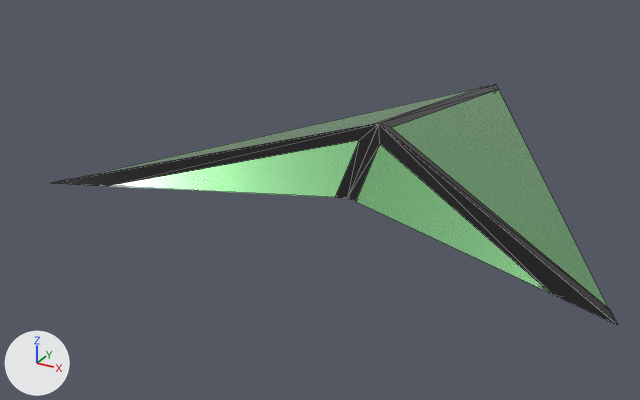
The glTF model LocationMarker_g.glb as it was, and as the next commit left it.
Camera for both pictures: a camera (50 mm lens) standing at (32.1, -78.4, 30.9) and looking at (-6.9, -7.4, -4.6). Every picture has the same lights, and +X, +Y and +Z are marked at lower left. Mesh edges are drawn as thin lines. Where no turn or scale is listed for an object, it has been applied to the vertices. Vertices at the same position are counted once.

In view in the first picture: '/LocationMarker_v1/Body1', '/LocationMarker_v1/Body2'.
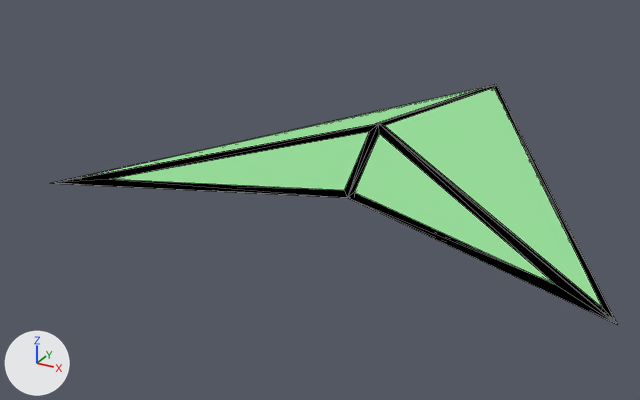
What differs and where, as boxes (x1, y1, x2, y2) in the pictures (640 x 400 px):
'/LocationMarker_v1/Body1', recoloured
    both: (79, 87, 608, 307)
part 1 of me_mesh_1, built on
    both: (53, 84, 618, 325)

Edits to the bpy script that builds the scene:
```text
Add mat_material_1:
    mat_material_1 = bpy.data.materials.new('Material_1')
    # nodes: BsdfTransparent, Emission, LightPath, MixShader, OutputMaterial
    # colours: black #000000
Add mat_material_0:
    mat_material_0 = bpy.data.materials.new('Material_0')
    # nodes: BsdfTransparent, Emission, LightPath, MixShader, OutputMaterial
    # colours: green #94d897
Change me_mesh_0:
    where me_mesh_0.from_pydata(...)  # 5 vertices, 6 faces; spans x -25.0..25.0, y -25.0..25.0, z 0.0..5.0
    remove me_mesh_0.materials.append(mat_material)  # green #94d897
    add me_mesh_0.materials.append(mat_material_0)
Change me_mesh_1:
    used by ob_locationmarker_v1_body2; location = (0.0, 0.0, 0.0)
    remove me_mesh_1.from_pydata(...)  # 21 vertices, 38 faces; spans x -25.1..25.1, y -25.1..25.1, z 0.0..5.0
    remove me_mesh_1.materials.append(mat_material_001)  # black #000000
    add me_mesh_1.from_pydata(...)  # 29 vertices, 70 faces; spans x -25.1..25.1, y -25.1..25.1, z 0.0..5.0
    me_mesh_1 part 1
    16 vertices are removed from x -24.2..24.2, y -23.3..23.1, z 0.0..4.6
    38 faces are deleted
    24 vertices are added at x -23.7..23.7, y -23.6..22.9, z 0.0..4.8
    70 new faces join them
    add me_mesh_1.materials.append(mat_material_1)
```
